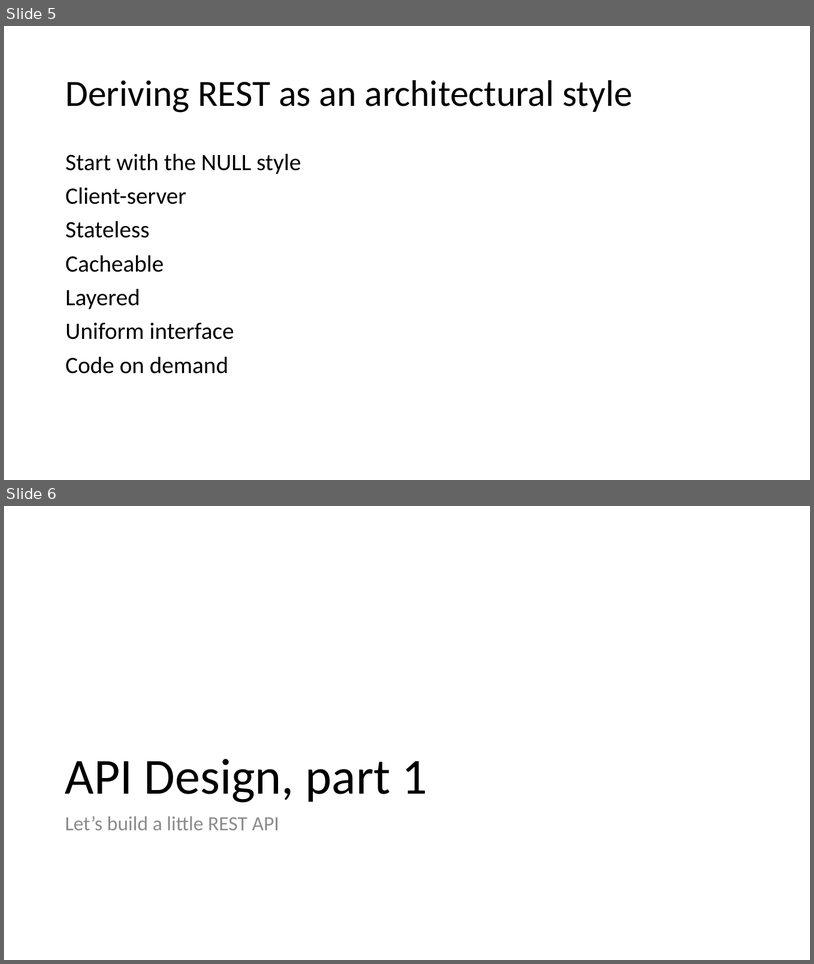
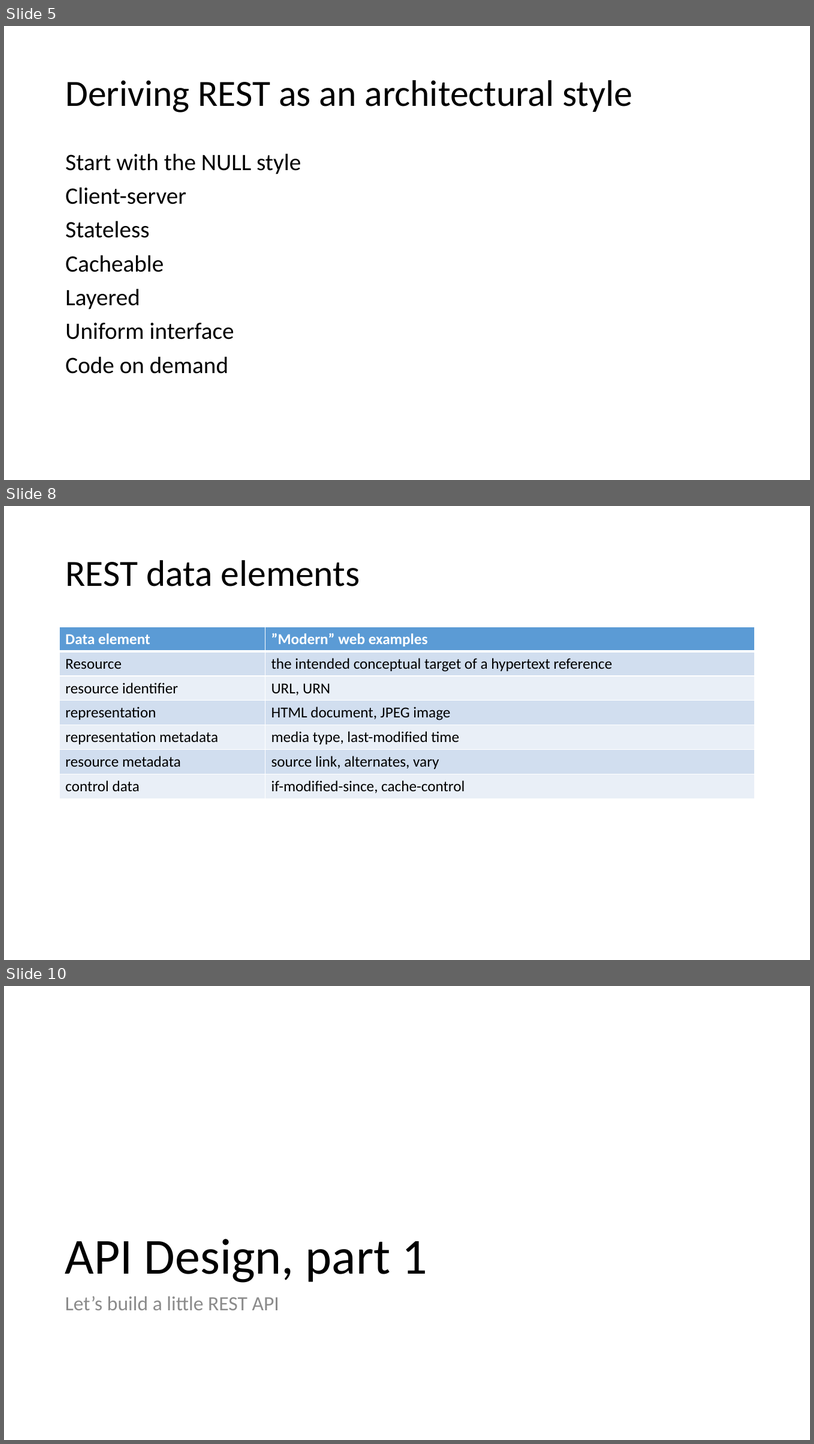
Before and after one commit to spoorthibhat/SU_CPSC_5200_19WQ, a slide deck: lectures/01 - REST and docker.pptx. Shown one above the other, each under a label of ours: slides 5 and 6 before the commit, slides 5, 8 and 10 after it; the slides between them are not shown. The pictures are 814x964 and 814x1444 pixels, drawn with LibreOffice and Linux fonts; fonts in the diff are those of the drawing. Boxes give left, top, right and bottom in pixels: in the first picture for what was removed or moved away, otherwise in the second. Text is boxed around its words. In the diff, an @@ line names an element or a change of style, - is before the commit and + after.

```diff
--- a/lectures/01 - REST and docker.pptx
+++ b/lectures/01 - REST and docker.pptx
@@ slide 8 added at (x1=4, y1=506, x2=810, y2=960), background #FFFFFF @@
@@ title added at (x1=65, y1=560, x2=360, y2=586), 44 pt, text #000000 @@
+REST data elements
@@ table added at (x1=60, y1=627, x2=755, y2=799), 7 rows, 2 columns @@
+Data element | ”Modern” web examples
+Resource | the intended conceptual target of a hypertext reference
+resource identifier | URL, URN
+representation | HTML document, JPEG image
+representation metadata | media type, last-modified time
+resource metadata | source link, alternates, vary
+control data | if-modified-since, cache-control
@@ what was slide 6 is now slide 10 @@
```
Also in this commit, not shown: 3 other slides added, 1 other file.
